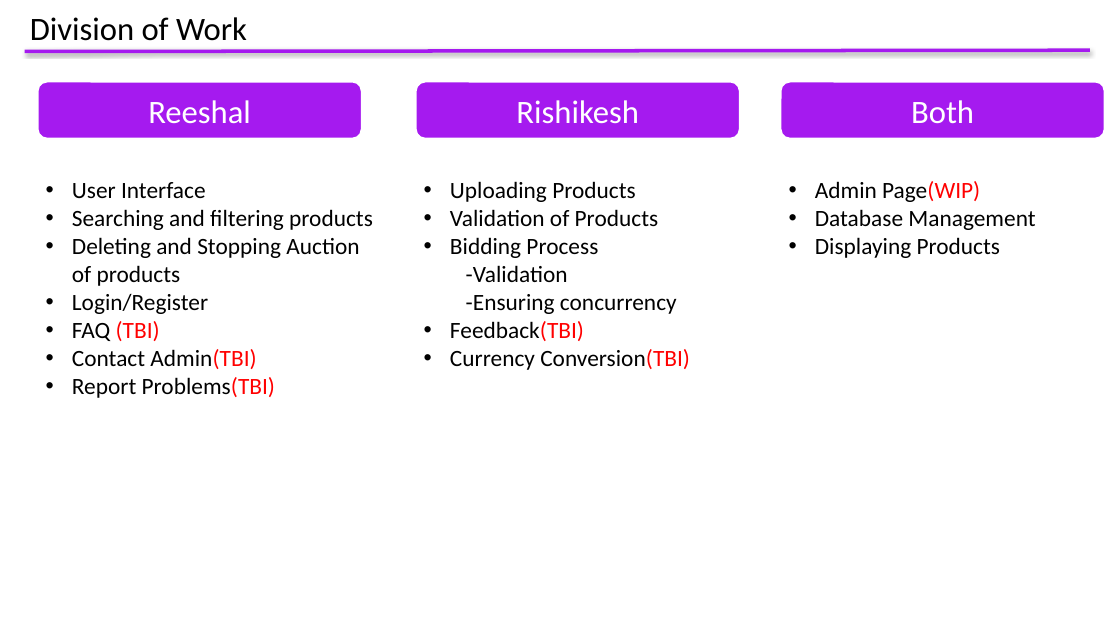
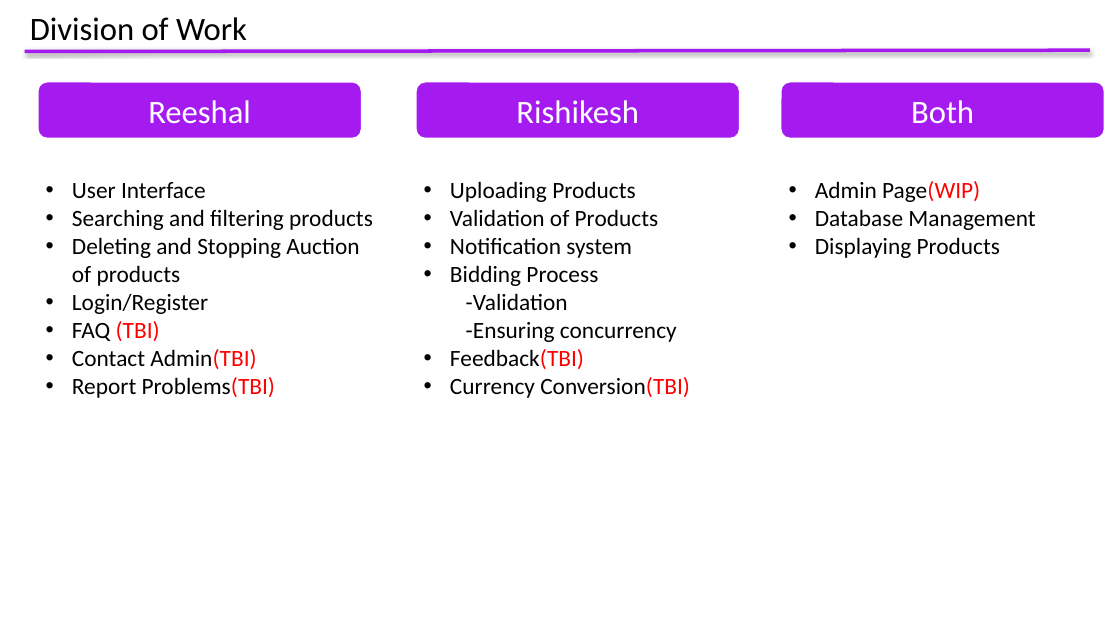
Before and after one commit to reeshal/Web-Assignment, a slide deck: slide 5 of AuctionHouse .pptx. Drawn at 1120x630 pixels with LibreOffice and Linux fonts; fonts in the diff are those of the drawing. Boxes give left, top, right and bottom in pixels: in the first picture for what was removed or moved away, otherwise in the second. Text is boxed around its words. In the diff, an @@ line names an element or a change of style, - is before the commit and + after.

```diff
--- a/AuctionHouse .pptx
+++ b/AuctionHouse .pptx
@@ text at <box>450,238,632,258</box>: paragraph added @@
+• Notification system
```
Also in this commit, not shown: 2 other slides changed, 1 other file.
